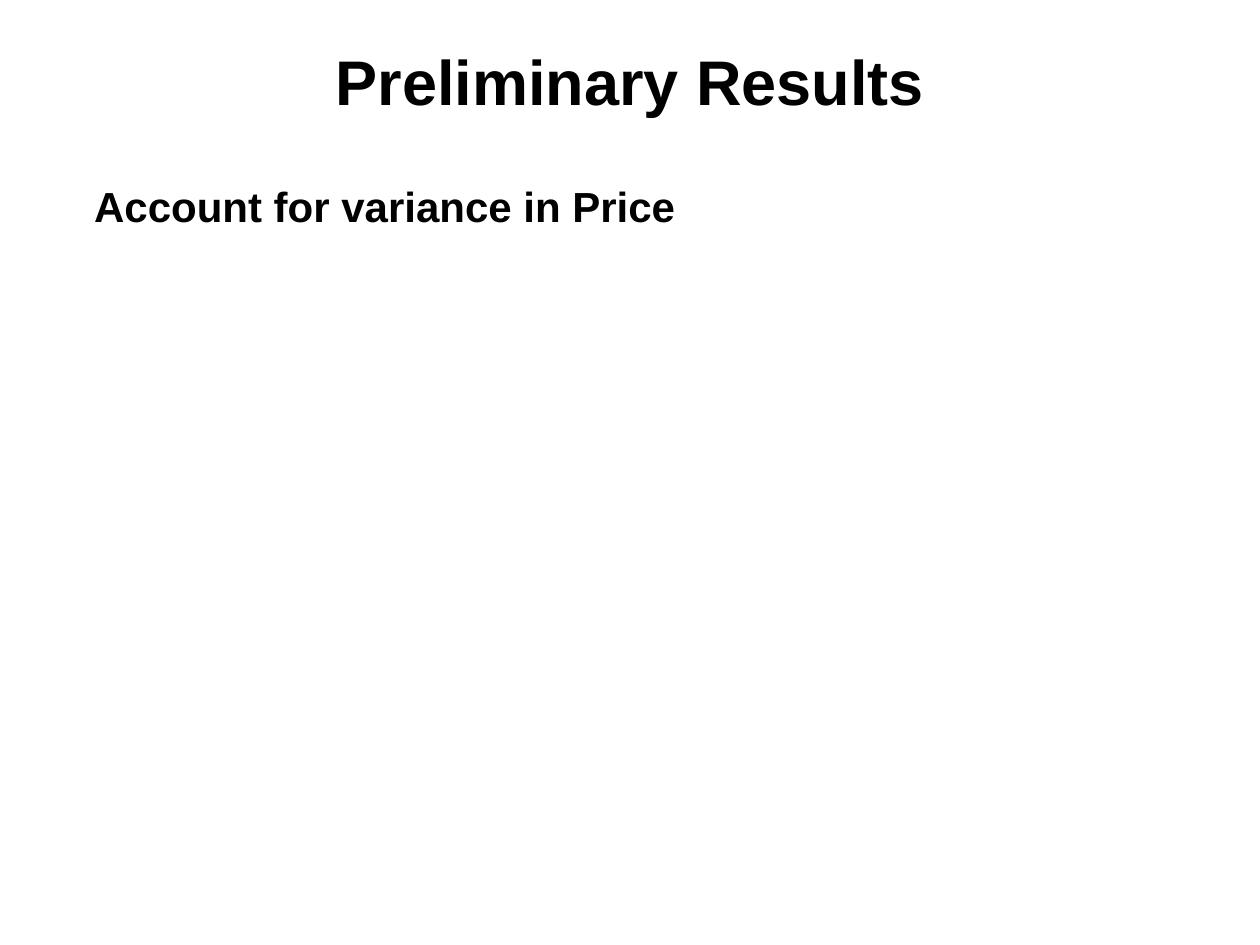
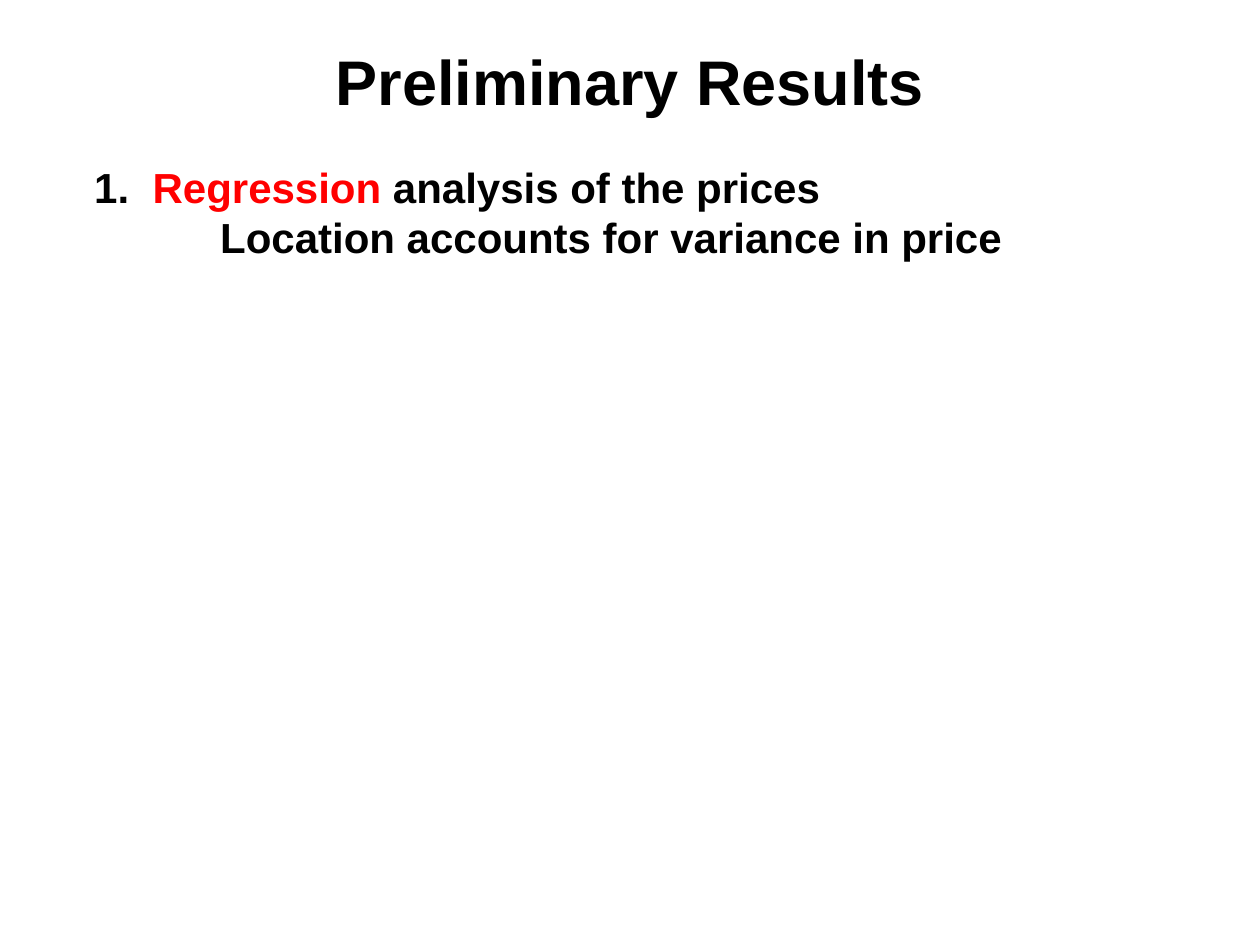
Before and after one commit to npow/centris, a slide deck: slide 5 of presentation/DaveNissanEmil2014MachineLearning.pptx. Drawn at 1260x945 pixels with LibreOffice and Linux fonts; fonts in the diff are those of the drawing. Boxes give left, top, right and bottom in pixels: in the first picture for what was removed or moved away, otherwise in the second. Text is boxed around its words. In the diff, an @@ line names an element or a change of style, - is before the commit and + after.

```diff
--- a/presentation/DaveNissanEmil2014MachineLearning.pptx
+++ b/presentation/DaveNissanEmil2014MachineLearning.pptx
@@ text at (94,172,1001,262): text changed @@
-Account for variance in Price
+1. Regression analysis of the prices
+Location accounts for variance in price
```
Also in this commit, not shown: 2 other slides changed, 1 other file.
